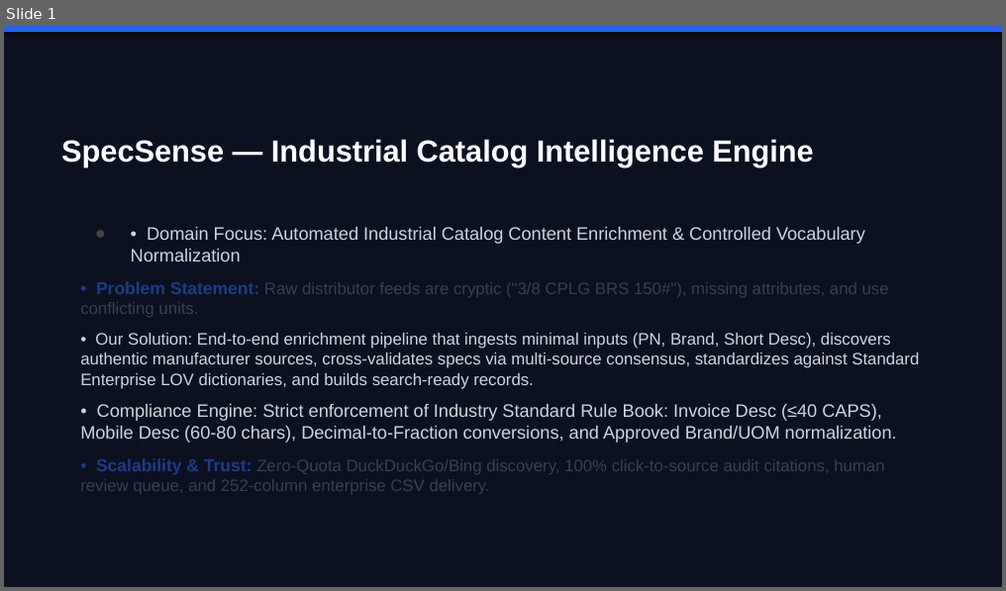
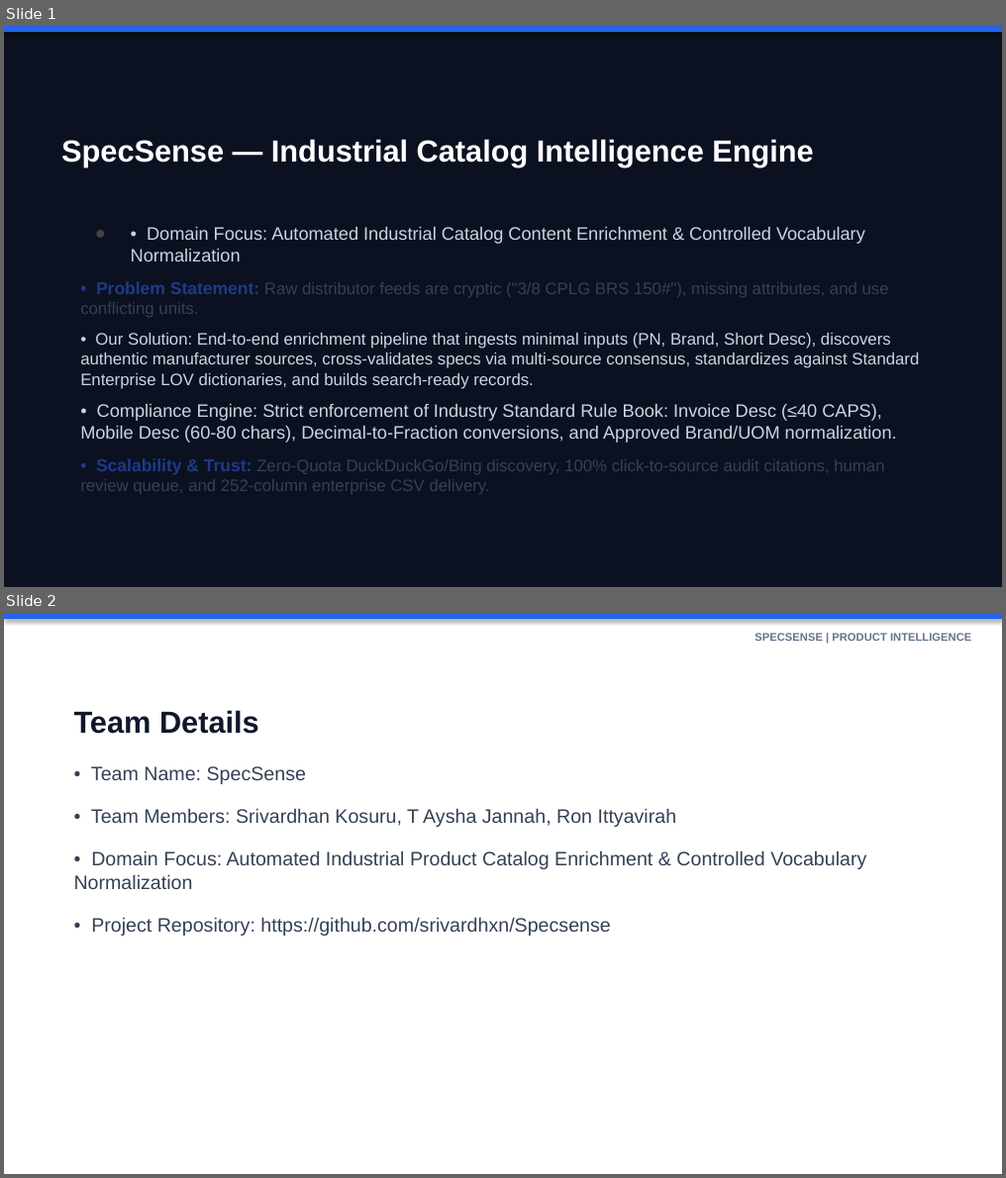
Before and after one commit to srivardhxn/Specsense-unihack-, a slide deck: SpecSense_Clean_Presentation.pptx. Shown one above the other, each under a label of ours: slide 1 before the commit, slides 1 and 2 after it. The pictures are 1006x591 and 1006x1178 pixels, drawn with LibreOffice and Linux fonts; fonts in the diff are those of the drawing. Boxes give left, top, right and bottom in pixels: in the first picture for what was removed or moved away, otherwise in the second. Text is boxed around its words. In the diff, an @@ line names an element or a change of style, - is before the commit and + after.

Commit message:
docs: update team members Srivardhan, Aysha, Ron in clean presentation and README

```diff
--- a/SpecSense_Clean_Presentation.pptx
+++ b/SpecSense_Clean_Presentation.pptx
@@ slide 2 added at <box>4,613,1002,1174</box>, background #FFFFFF @@
@@ rectangle added at <box>4,613,1002,619</box>, fill #2563EB @@
@@ text added at <box>754,633,971,641</box>, 8 pt, text #64748B, bold @@
+SPECSENSE | PRODUCT INTELLIGENCE
@@ text added at <box>74,710,866,936</box>, 14 pt, text #334155 @@
+Team Details
+• Team Name: SpecSense
+• Team Members: Srivardhan Kosuru, T Aysha Jannah, Ron Ittyavirah
+• Domain Focus: Automated Industrial Product Catalog Enrichment & Controlled Vocabulary Normalization
+• Project Repository: https://github.com/srivardhxn/Specsense
```
Also in this commit, not shown: 1 slide changed, 1 slide removed, 1 other file.
